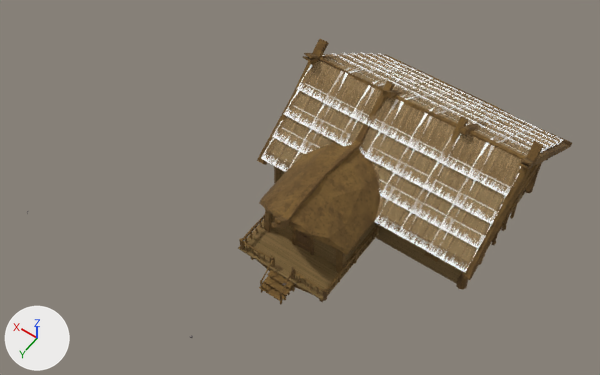
Before and after pictures for a commit that changed the FBX model PrefabPack(.fbx)/Houses/House_one.fbx.
Before and after are seen from a camera (50 mm lens) standing at (-23.2, 44.2, 62.6) and looking at (4.5, 5.4, 1.6). Arrows for +X, +Y and +Z are at lower left; the lights stay in place. Vertices at the same position are counted once.

In view in the first picture: 'Без имени-1.067', 'балки.001', 'корпус.007', 'метал.004', 'стекло.005'.
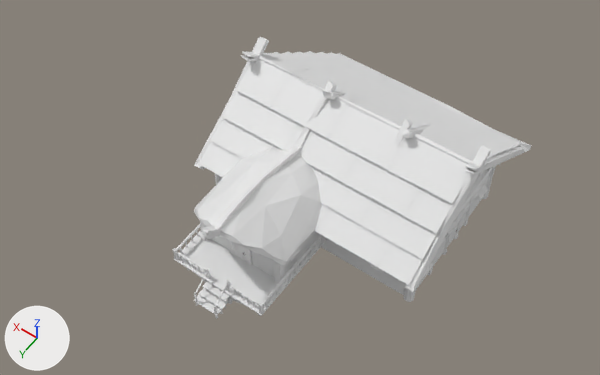
Commit message: Fixed materials houses

The edits, one by one:
me_без_имени_1_133 has 272 vertices, 68 faces and spans x -11.0..11.1, y -10.5..11.2, z -5.2..4.1.
me_без_имени_1_133 no longer uses material mat_без_имени_1.
me_cube_006 has 59 vertices, 41 faces and spans x -12.2..9.6, y -18.9..12.3, z -3.8..7.8.
me_cube_006 no longer uses material mat_material_019 (picture img_атласик_png).
me_cube_008 is used by ob_стекло_005; location (-2.96, -2.63, 0.0).
me_cube_008 had 66 vertices, 34 faces and spanned x -9.0..12.3, y -11.0..11.4, z -3.8..3.8.
me_cube_008 no longer uses material mat_material_019 (picture img_атласик_png).
me_cube_008 now has 2920 vertices, 3675 faces and spans x -11.0..12.5, y -20.1..13.3, z -4.5..8.9.
me_cube_008 part 1: the loose piece of 4 vertices spanning x -9.0, y -2.6..-0.8, z -3.8..-0.5 is moved by (-1.0, -3.4, -0.1).
me_cube_008 part 2: the loose piece of 4 vertices spanning x 4.0..5.8, y 11.4, z -2.3..1.1 is moved by (-1.0, -3.3, -0.1).
me_cube_008 part 3: 2854 vertices added at x -11.0..12.5, y -20.1..13.3, z -4.5..8.9.
Object 'Без имени-1.067' (ob_без_имени_1_067) moves from (-1.51, -6.53, 3.91) to (1.11, -0.81, 6.97).
Object 'метал.004' (ob_метал_004) moves from (8.4, 19.87, 1.38) to (-3.77, 2.64, 1.38).
Object 'корпус.007' (ob_корпус_007) moves from (0.0, 0.0, 0.0) to (2.47, 5.71, 3.1).
Object 'стекло.005' (ob_стекло_005) moves from (-2.96, -2.63, 0.0) to (0.56, 6.42, 3.32).
Object 'балки.001' (ob_балки_001) is deleted.

Boxes (x1, y1, x2, y2) around the edits, measured in the pictures (600 x 375 px; the box of a moved part takes in the faces that stretch with it):
'Без имени-1.067', recoloured, moved: before (261, 52, 562, 272); after (198, 51, 521, 285)
'корпус.007', recoloured, moved: before (238, 59, 556, 301); after (174, 171, 490, 316)
'стекло.005', reshaped, moved: before (296, 201, 503, 252); after (172, 36, 532, 319)
'балки.001', deleted (brown): before (239, 39, 572, 305)
    faces in mat_material_019 (picture img_атласик_png): (239, 39, 572, 305)
'метал.004', moved (not visible afterwards): before (27, 211, 286, 338)
part 1 of me_cube_008, moved or reshaped (not visible before): after (447, 226, 457, 247)
part 2 of me_cube_008, moved or reshaped: before (296, 230, 310, 252); after (233, 243, 248, 262)
part 3 of me_cube_008, added: after (172, 36, 532, 319)
